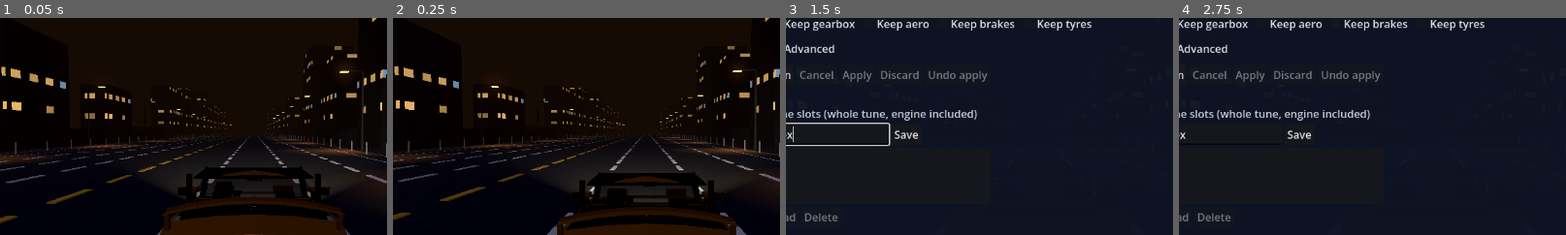
Above: before the commit, frames 1-4 (left to right).
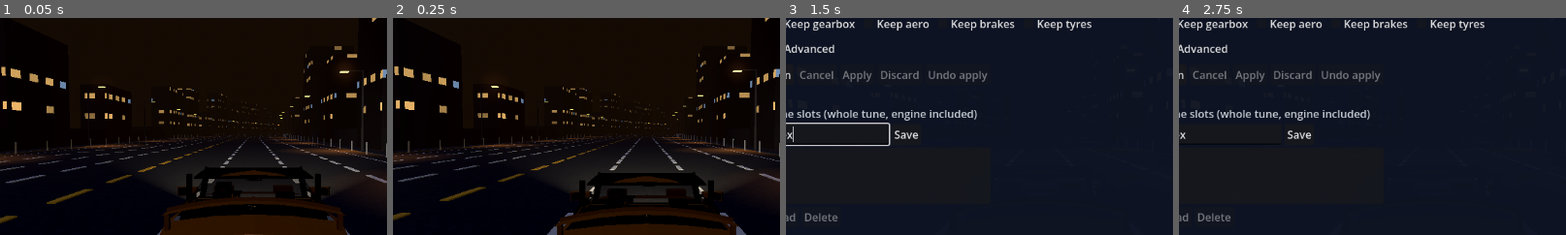
Above: after the commit, the same moments.

Repository: SmurfyHehe/neon-overdrive
Game: Godot game, scene res://Game.tscn
The game is run twice, just before and just after one commit, with the same random seed, the same clock (stepped at 60 frames per second) and the same inputs.
Inputs (mouse positions are % of the whole screen's width and height, from its top left):
- Up to frame 1 (0.05 s): no input
- Up to frame 2 (0.25 s): no input
- Up to frame 3 (1.5 s): tap Enter at 0.5 s; move the mouse to (72, 45) at 0.52 s; hold D (steer_right) 0.53-1.25 s; tap Y (autotune_panel) at 0.6 s; click (72, 45) at 0.67 s; click (23, 46) at 1.27 s; type "Alex" at 1.35 s
- Up to frame 4 (2.75 s): click "Launch" at 2 s
The pictures show only the part of the screen within x 17-67%, y 19-69%; the shares and areas given below are measured in that part.

The runs differ from the first frame. In frame 1, 0.6% of the frame differs, in the area x 38-78%, y 32-56%; in frame 2, 0.5%; in frame 3, less than 0.1%; in frame 4, less than 0.1%.

Commit message:
Curves step R4: the chase camera follows the road; curves on by default
The chase rig sits behind the car along the road and looks down it, in road
space (RoadFrame), so it swings round bends; identical on a straight road.
Game curviness defaults to 0.5; benchmark runs stay straight, and
run_tests.bat sets NEON_CURVES=0 for the older drive tests. curve_drive.gd
now also checks the camera.

Co-Authored-By: Claude Opus 5.5 (1M context) <noreply@anthropic.com>

Diff:
--- a/scripts/chase_camera.gd
+++ b/scripts/chase_camera.gd
@@ -325,16 +325,21 @@
 	# the 60 Hz physics tick, and with vsync off the camera updates several
 	# times per tick. Following the raw position made car and road judder.
 	var p := target.get_global_transform_interpolated().origin
+	# Road space (RoadFrame, #37): across / up / along the road. The rig sits
+	# behind the car ALONG THE ROAD and looks down it, so it swings round
+	# bends with the road instead of staring down world -Z; on a straight
+	# road this is exactly the old world-axis rig.
+	var u := RoadFrame.unroll(p)
 	# Reversing flips the chase cam to the opposite side of the car looking
 	# the opposite way (2026-09-13 fix, kept); so does holding look_back.
 	var target_yaw := PI if (target.gear == -1 or look_back) else 0.0
 	if mode == 0 or not _started:
-		_follow = Vector2(p.x, p.y)
+		_follow = Vector2(u.x, u.y)
 		_yaw = target_yaw
 		_started = true
 	else:
 		# Frame-rate independent ease: the same feel at 60 or 300 fps.
-		_follow = _follow.lerp(Vector2(p.x, p.y), 1.0 - exp(-FOLLOW_RATE * delta))
+		_follow = _follow.lerp(Vector2(u.x, u.y), 1.0 - exp(-FOLLOW_RATE * delta))
 		if mode == 2:
 			_yaw = lerpf(_yaw, target_yaw, 1.0 - exp(-SWING_RATE * delta))
 		else:
@@ -343,8 +348,8 @@
 	# height motion is smoothed); the dolly shortens it with speed.
 	var back := Vector3(0, 0, dist_now).rotated(Vector3.UP, _yaw)
 	var ahead := Vector3(0, 0, -LOOK_AHEAD).rotated(Vector3.UP, _yaw)
-	anchor = Vector3(_follow.x + back.x, _follow.y + height_now, p.z + back.z)
-	aim = Vector3(_follow.x + ahead.x, _follow.y + LOOK_HEIGHT, p.z + ahead.z)
+	anchor = RoadFrame.roll(Vector3(_follow.x + back.x, _follow.y + height_now, u.z + back.z))
+	aim = RoadFrame.roll(Vector3(_follow.x + ahead.x, _follow.y + LOOK_HEIGHT, u.z + ahead.z))
 	global_position = anchor
 	look_at(aim, Vector3.UP)
 
--- a/scripts/game.gd
+++ b/scripts/game.gd
@@ -209,14 +209,17 @@
 
 # ---------- road shape (#37 curves) ----------
 ## How bendy the road is, 0 (straight) to 1 (mostly bends); NEON_CURVES=<x>
-## overrides it. Off by default until the chase camera follows the road
-## (step R4). NEON_ROAD_SEED=<n> fixes the road for tests.
-@export var curviness := 0.0
+## overrides it (tests/run_tests.bat sets 0 for the older drive tests, which
+## steer blind down world -Z). Benchmark runs stay straight so they compare
+## with every earlier run. NEON_ROAD_SEED=<n> fixes the road for tests.
+@export var curviness := 0.5
 
 func _setup_road_shape() -> void:
 	var env := OS.get_environment("NEON_CURVES")
 	if env.is_valid_float():
 		curviness = float(env)
+	if Benchmark.requested():
+		curviness = 0.0
 	var seed_env := OS.get_environment("NEON_ROAD_SEED")
 	var road_seed := int(seed_env) if seed_env.is_valid_int() else randi()
 	RoadFrame.origin_index = origin_index
--- a/tests/curve_drive.gd
+++ b/tests/curve_drive.gd
@@ -16,6 +16,9 @@
 # - no wheel ever touches a sidewalk while over the lanes: a chunk's collision
 #   that lags a recycle or an origin shift lies across a curved road for a
 #   tick and launches cars (RoadChunkBuilder.sync_collision)
+# - the chase camera follows the road (step R4): it looks within 10 deg of
+#   the road's direction and stays within 12 m of the car, through every bend
+#   and origin shift
 # - no engine or script errors logged
 # Prints the worst lane errors and where they happened.
 #
@@ -53,6 +56,9 @@
 var traffic_note := ""
 var worst_step := 0.0
 var samples := 0
+var cam_angle := 0.0
+var cam_note := ""
+var cam_dist := 0.0
 var traffic_errs := PackedFloat32Array()
 
 func _initialize() -> void:
@@ -73,6 +79,9 @@
 	traffic.set_car_count(CARS)
 	var p: PlayerCar = game.get("player")
 	p.driver = Harness.lane_driver(Harness.lane_x(PLAYER_LANE), 1.0, CRUISE)
+	var cam: Node = game.get("camera")
+	if cam != null:
+		cam.set("shake_enabled", false)
 	Harness.launch_player(p, CRUISE)
 
 func _physics_process(delta: float) -> bool:
@@ -105,6 +114,16 @@
 			player_err = e
 			player_note = "%.0f m in, road heading %.1f deg, curvature 1/%.0f m, %.0f km/h" % [
 				travelled, heading, _radius_at(u.z), Harness.kmh(p.current_speed())]
+	var cam := game.get("camera") as Camera3D
+	if cam != null and tick > RATE:
+		var cf := -cam.global_transform.basis.z
+		cf.y = 0.0
+		var rf := RoadFrame.basis_at(u.z) * Vector3.FORWARD
+		var ang := rad_to_deg(cf.normalized().angle_to(rf))
+		if ang > cam_angle:
+			cam_angle = ang
+			cam_note = "%.0f m in, road heading %.1f deg" % [travelled, heading]
+		cam_dist = maxf(cam_dist, cam.global_position.distance_to(p.global_position))
 	for car in traffic.cars:
 		if not Harness.finite(car):
 			return _end("non-finite state in a traffic car at tick %d" % tick)
@@ -150,11 +169,14 @@
 	print("  traffic worst %.3f m off its path over %d samples (%s)" % [traffic_err, samples, traffic_note])
 	var st := Harness.stats(traffic_errs) if traffic_errs.size() > 0 else {}
 	print("  traffic path error: %s" % st)
+	print("  camera: worst %.1f deg off the road (%s), furthest %.1f m from the car" % [cam_angle, cam_note, cam_dist])
 	print("  wreck recycles %d, worst step error %.3f m" % [traffic.wreck_recycle_count if traffic != null else -1, worst_step])
 	_check(max_heading - min_heading > 10.0, "the road barely bent: heading only %.1f..%.1f deg" % [min_heading, max_heading])
 	_check(player_err < PLAYER_MAX_ERR, "the player drifted %.2f m off its lane (%s)" % [player_err, player_note])
 	_check(traffic_err < TRAFFIC_MAX_ERR, "a traffic car drifted %.2f m off its path (%s)" % [traffic_err, traffic_note])
 	_check(traffic == null or traffic.wreck_recycle_count == 0, "%d wrecked cars recycled" % (traffic.wreck_recycle_count if traffic != null else 0))
+	_check(cam_angle < 10.0, "the chase camera looked %.1f deg off the road (%s)" % [cam_angle, cam_note])
+	_check(cam_dist < 12.0, "the chase camera got %.1f m from the car" % cam_dist)
 	_check(shifts >= 5, "only %d origin shifts" % shifts)
 	_check(logger.errors.is_empty(), "%d errors logged: %s" % [logger.errors.size(), logger.errors.slice(0, 3)])
 	for f in fails:
Not shown, changed: tests/run_tests.bat
